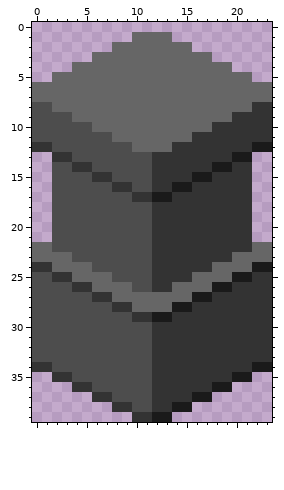
Pixel-art sprite: Assets/Sprites/Player.png. That is the earlier state.
The file is 24x60 pixels. The old version is drawn lined up with the new one, on the new canvas.
And afterwards:
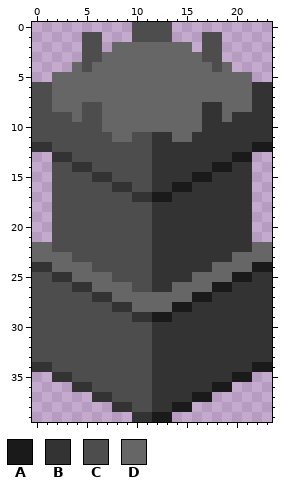
Palette (. is transparent): A #1a1a1a  B #333333  C #4d4d4d  D #666666
Changes in this commit:
canvas 24x60 -> 24x40, the old top-left corner now at 0,-20 (the part of the old canvas that was cut away was empty and is not shown)
@@ x 0..23 @@
- 0 ........................
- 1 ..........DDDD..........
- 2 ........DDDDDDDD........
- 3 ......DDDDDDDDDDDD......
- 4 ....DDDDDDDDDDDDDDDD....
+ 0 ..........CCCC..........
+ 1 .....CC...CCCC...CC.....
+ 2 .....CC.DDDDDDDD.CC.....
+ 3 .....CCDDDDDDDDDDCC.....
+ 4 ....DCDDDDDDDDDDDDCD....
  5 ..DDDDDDDDDDDDDDDDDDDD..
- 6 DDDDDDDDDDDDDDDDDDDDDDDD
- 7 DDDDDDDDDDDDDDDDDDDDDDDD
- 8 CCDDDDDDDDDDDDDDDDDDDDBB
- 9 CCCCDDDDDDDDDDDDDDDDBBBB
-10 CCCCCCDDDDDDDDDDDDBBBBBB
-11 CCCCCCCCDDDDDDDDBBBBBBBB
-12 BBCCCCCCCCDDDDBBBBBBBBAA
+ 6 CCDDDDDDDDDDDDDDDDDDDDBB
+ 7 CCDDDDDDDDDDDDDDDDDDDDBB
+ 8 CCDDDCCDDDDDDDDDDBBDDDBB
+ 9 CCCCDCCDDDDDDDDDDBBDBBBB
+10 CCCCCCCDDDDDDDDDDBBBBBBB
+11 CCCCCCCCDDCCBBDDBBBBBBBB
+12 BBCCCCCCCCCCBBBBBBBBBBAA
 13 ..BBCCCCCCCCBBBBBBBBAA..
